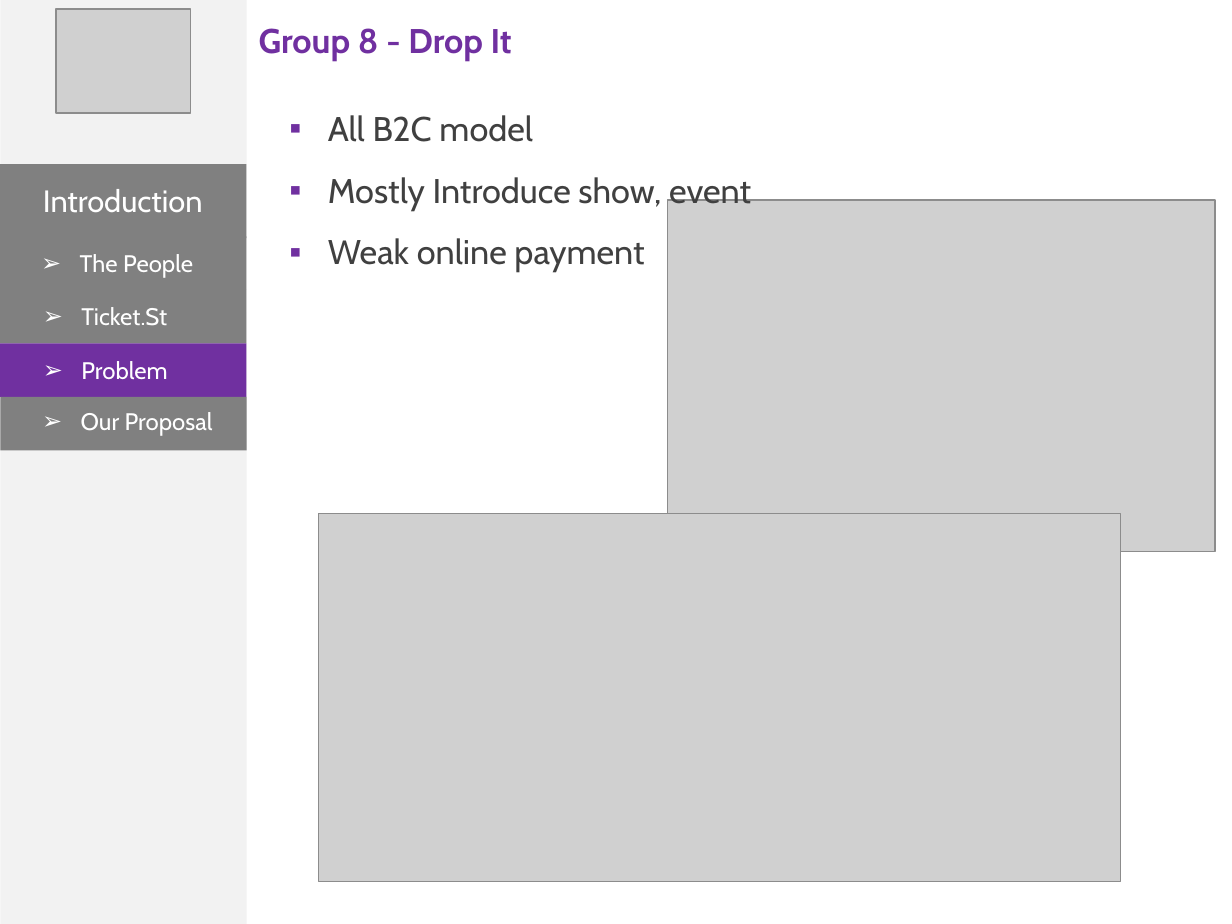
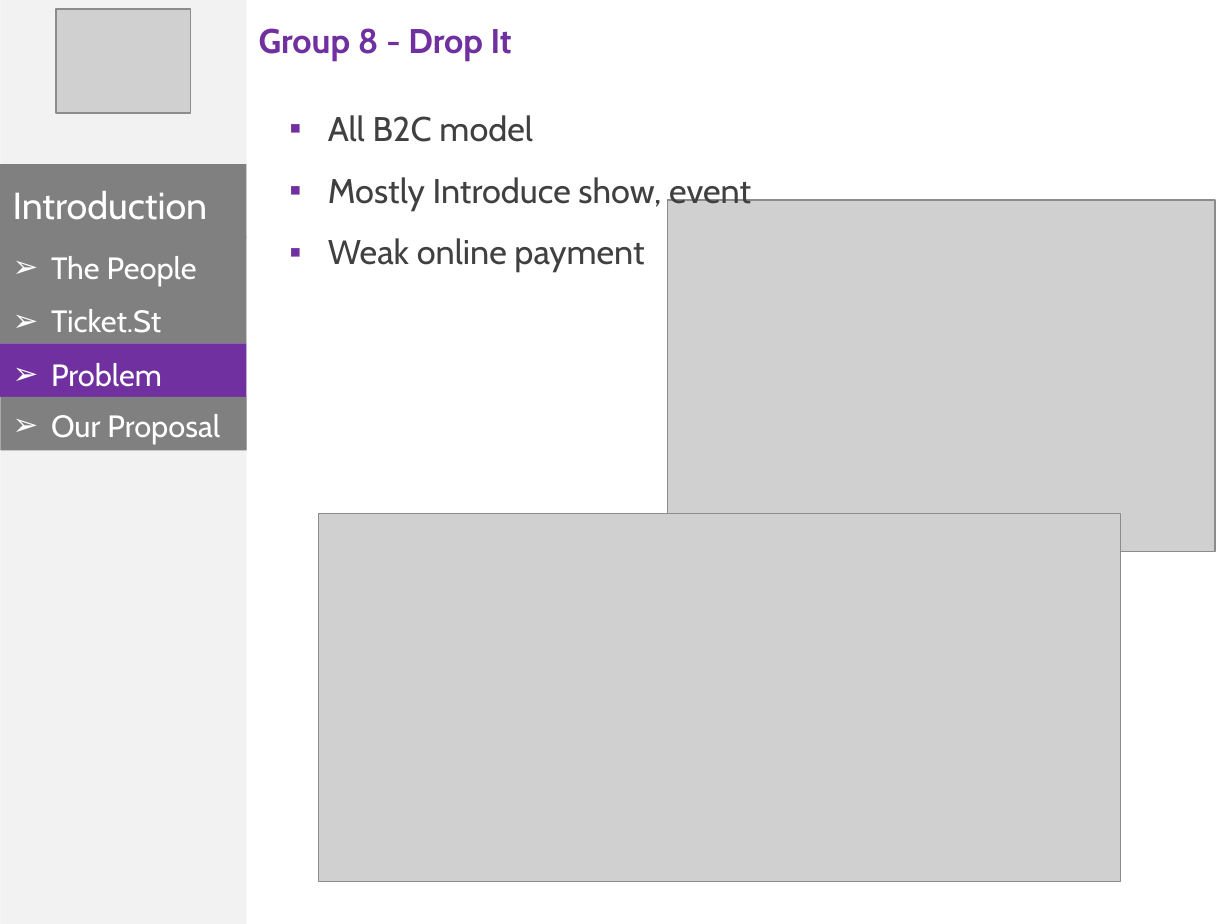
Before and after one commit to phonglk/fptu_capstone, a slide deck: slide 6 of Document/Present.pptx. Drawn at 1232x924 pixels with LibreOffice and Linux fonts; fonts in the diff are those of the drawing; grey boxes stand for pictures. Boxes give left, top, right and bottom in pixels: in the first picture for what was removed or moved away, otherwise in the second. Text is boxed around its words. In the diff, an @@ line names an element or a change of style, - is before the commit and + after.

```diff
--- a/Document/Present.pptx
+++ b/Document/Present.pptx
@@ text "Introduction": place and size @@
-text "Introduction" at [43, 189, 203, 212]
+text "Introduction" at [13, 191, 208, 220]
@@ text "Introduction" at [13, 191, 208, 220]: size 18 to 22 pt @@
@@ text "The People": place and size @@
-text "The People" at [80, 254, 193, 278]
+text "The People" at [51, 256, 197, 285]
@@ text "Ticket.St": place and size @@
-text "Ticket.St" at [81, 307, 167, 325]
+text "Ticket.St" at [51, 309, 161, 333]
@@ size 14 to 18 pt in 4 elements at [51, 256, 197, 285], [51, 414, 220, 443], [51, 309, 161, 333], [51, 363, 162, 387] @@
@@ text "Problem": place and size @@
-text "Problem" at [81, 361, 167, 380]
+text "Problem" at [51, 363, 162, 387]
@@ text "Our Proposal": place and size @@
-text "Our Proposal" at [81, 412, 213, 436]
+text "Our Proposal" at [51, 414, 220, 443]
```
Also in this commit, not shown: 17 other slides changed.
